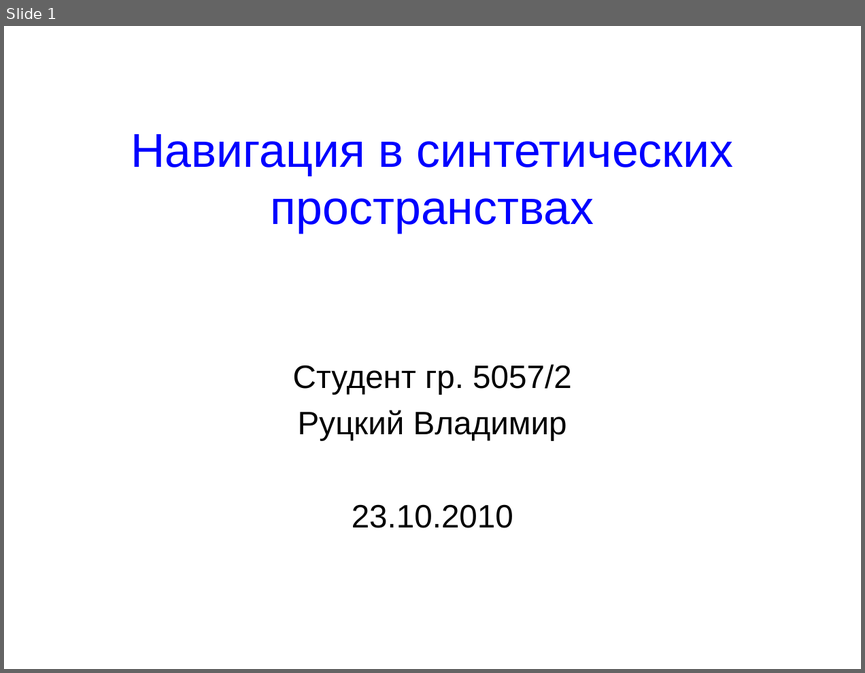
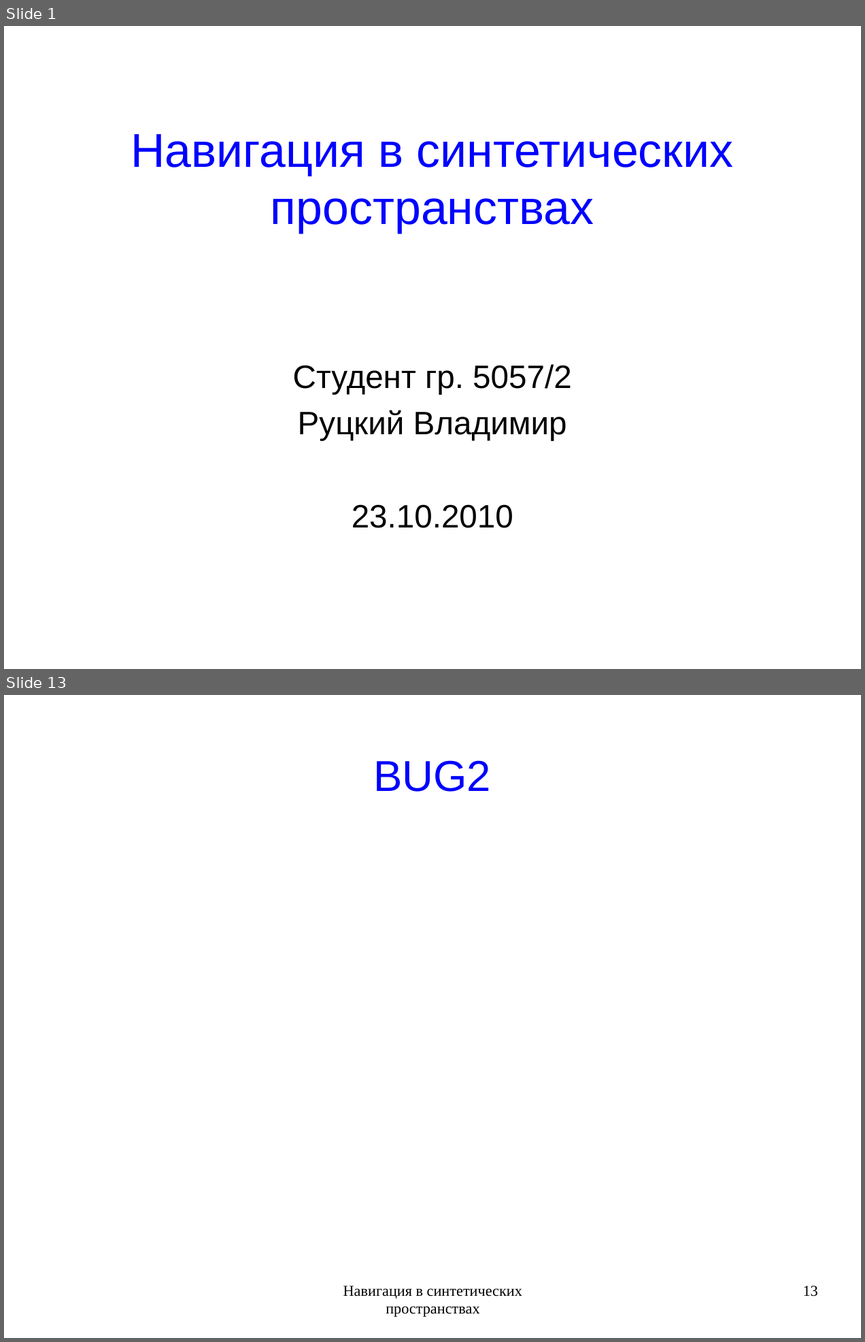
Before and after one commit to rutsky/semester09, a slide deck: Artificial_intelligence/Navigation_in_synthetic_space/50572_Rutsky_Navigation_in_synthetic_space.odp. Shown one above the other, each under a label of ours: slide 1 before the commit, slides 1 and 13 after it; the slides between them are not shown. The pictures are 865x673 and 865x1342 pixels, drawn with LibreOffice and Linux fonts; fonts in the diff are those of the drawing. Boxes give left, top, right and bottom in pixels: in the first picture for what was removed or moved away, otherwise in the second. Text is boxed around its words. In the diff, an @@ line names an element or a change of style, - is before the commit and + after.

```diff
--- a/Artificial_intelligence/Navigation_in_synthetic_space/50572_Rutsky_Navigation_in_synthetic_space.odp
+++ b/Artificial_intelligence/Navigation_in_synthetic_space/50572_Rutsky_Navigation_in_synthetic_space.odp
@@ slide 13 added at (x1=4, y1=695, x2=861, y2=1338), background #FFFFFF @@
@@ title added at (x1=374, y1=760, x2=492, y2=792), 40 pt, text #0000FF @@
+BUG2
@@ text added at (x1=343, y1=1285, x2=522, y2=1317), 14 pt, text #000000 @@
+Навигация в синтетических пространствах
@@ page number added at (x1=803, y1=1285, x2=818, y2=1296), 14 pt, text #000000 @@
+13
```
Also in this commit, not shown: 1 slide changed, 14 other slides added.
